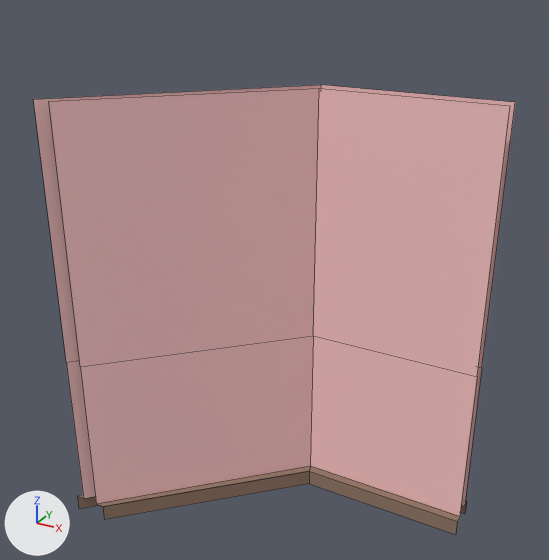
The FBX model Content/Game_Art/FBX/Archi/SM_Angle_45_Gauche_1x2.fbx, before and after one commit.
Rendered twice from a camera (50 mm lens) standing at (0.76, -2.69, 3.18) and looking at (-1.06, 0.61, 1.53). The lights are fixed; the arrows at lower left show +X, +Y and +Z. Mesh edges are drawn as thin lines.

The first picture shows 'SM_Angle_45_Gauche_1x2'.
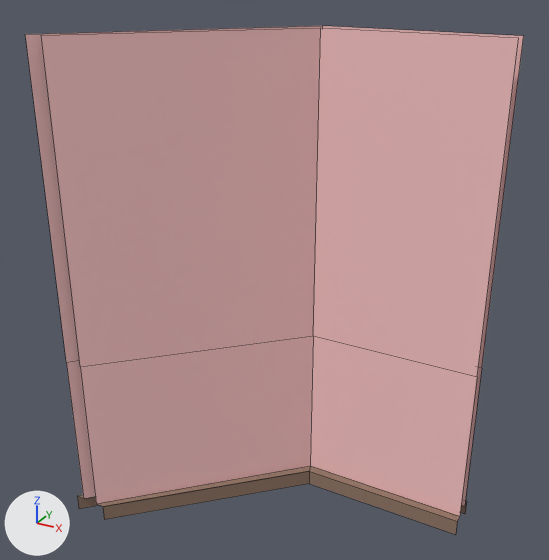
Where the change shows, as pixel boxes [x1, y1, x2, y2] in the pictures (549 x 560 px; the box of a moved part takes in the faces that stretch with it):
'SM_Angle_45_Gauche_1x2', reshaped (13% taller): before [33, 85, 515, 534]; after [25, 26, 524, 534]
part 1 of me_mesh, moved or reshaped: before [33, 85, 515, 148]; after [25, 26, 524, 148]

Diff of the bpy script that builds the scene:
```diff
--- a/Content/Game_Art/FBX/Archi/SM_Angle_45_Gauche_1x2.fbx.py
+++ b/Content/Game_Art/FBX/Archi/SM_Angle_45_Gauche_1x2.fbx.py
@@ me_mesh @@
 me_mesh.from_pydata(...)  # 35 vertices, 16 faces; spans x -2.1..0.0, y 0.0..1.1, z 0.0..2.5
 # used by ob_sm_angle_45_gauche_1x2; location = (0.0, 0.0, 0.0)
 # before: 5 (-2.05, 0.0, 2.5) at pixel (33, 99), 16 (-1.95, 0.0, 2.5) at pixel (48, 101), 17 (-0.98, 0.95, 2.5) at pixel (319, 88), 27 (0.0, 1.05, 2.5) at pixel (515, 102), 28 (-1.02, 1.05, 2.5) at pixel (321, 84)
 # before: 34 (0.0, 0.95, 2.5) at pixel (510, 105)
+# me_mesh part 1
+for i in [5, 16, 17, 27, 28, 34]: me_mesh.vertices[i].co += Vector((0.0, 0.0, 0.3))
 me_mesh.materials.append(mat_material__40)
```
